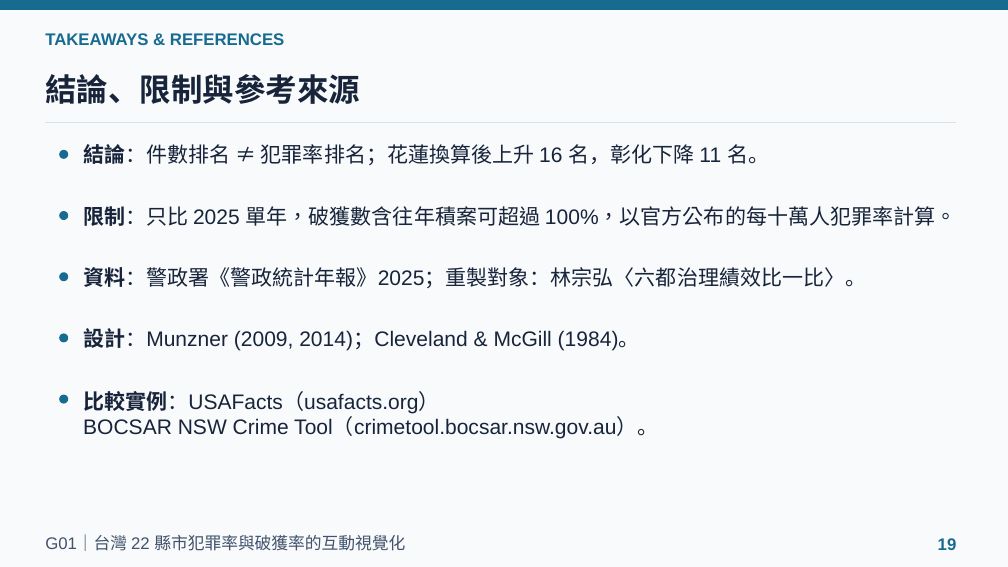
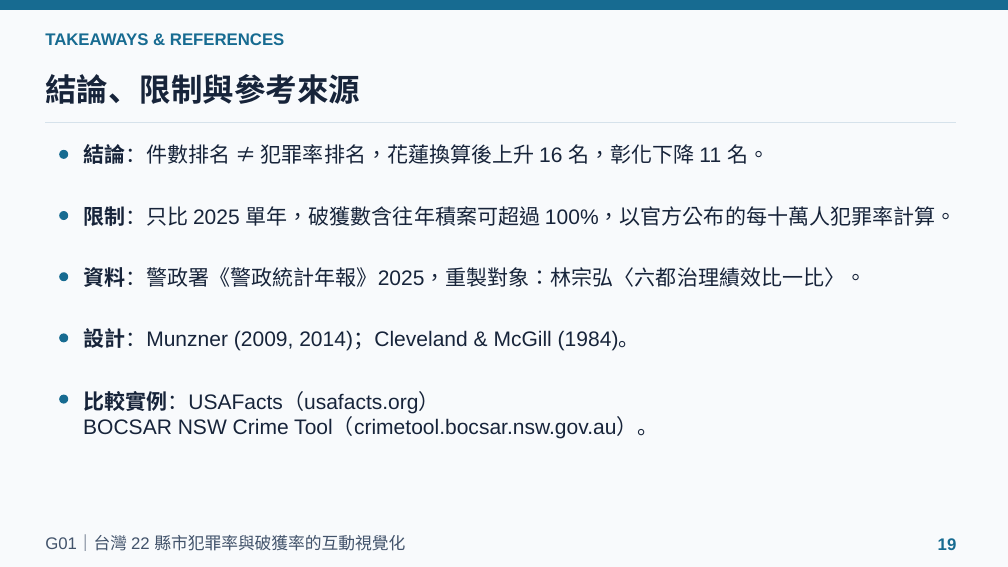
Before and after one commit to powerkaifu/taiwan-crime-rate-vis, a slide deck: slide 19 of docs/VIS_Final_Proposal_G01.pptx. Drawn at 1008x567 pixels with LibreOffice and Linux fonts; fonts in the diff are those of the drawing. Boxes give left, top, right and bottom in pixels: in the first picture for what was removed or moved away, otherwise in the second. Text is boxed around its words. In the diff, an @@ line names an element or a change of style, - is before the commit and + after.

```diff
--- a/docs/VIS_Final_Proposal_G01.pptx
+++ b/docs/VIS_Final_Proposal_G01.pptx
@@ text at box(83, 144, 769, 164): text changed @@
-結論：件數排名 ≠ 犯罪率排名；花蓮換算後上升 16 名，彰化下降 11 名。
+結論：件數排名 ≠ 犯罪率排名，花蓮換算後上升 16 名，彰化下降 11 名。
@@ text at box(83, 267, 866, 287): text changed @@
-資料：警政署《警政統計年報》2025；重製對象：林宗弘〈六都治理績效比一比〉。
+資料：警政署《警政統計年報》2025，重製對象：林宗弘〈六都治理績效比一比〉。
```
Also in this commit, not shown: 8 other slides changed, 1 other file.
